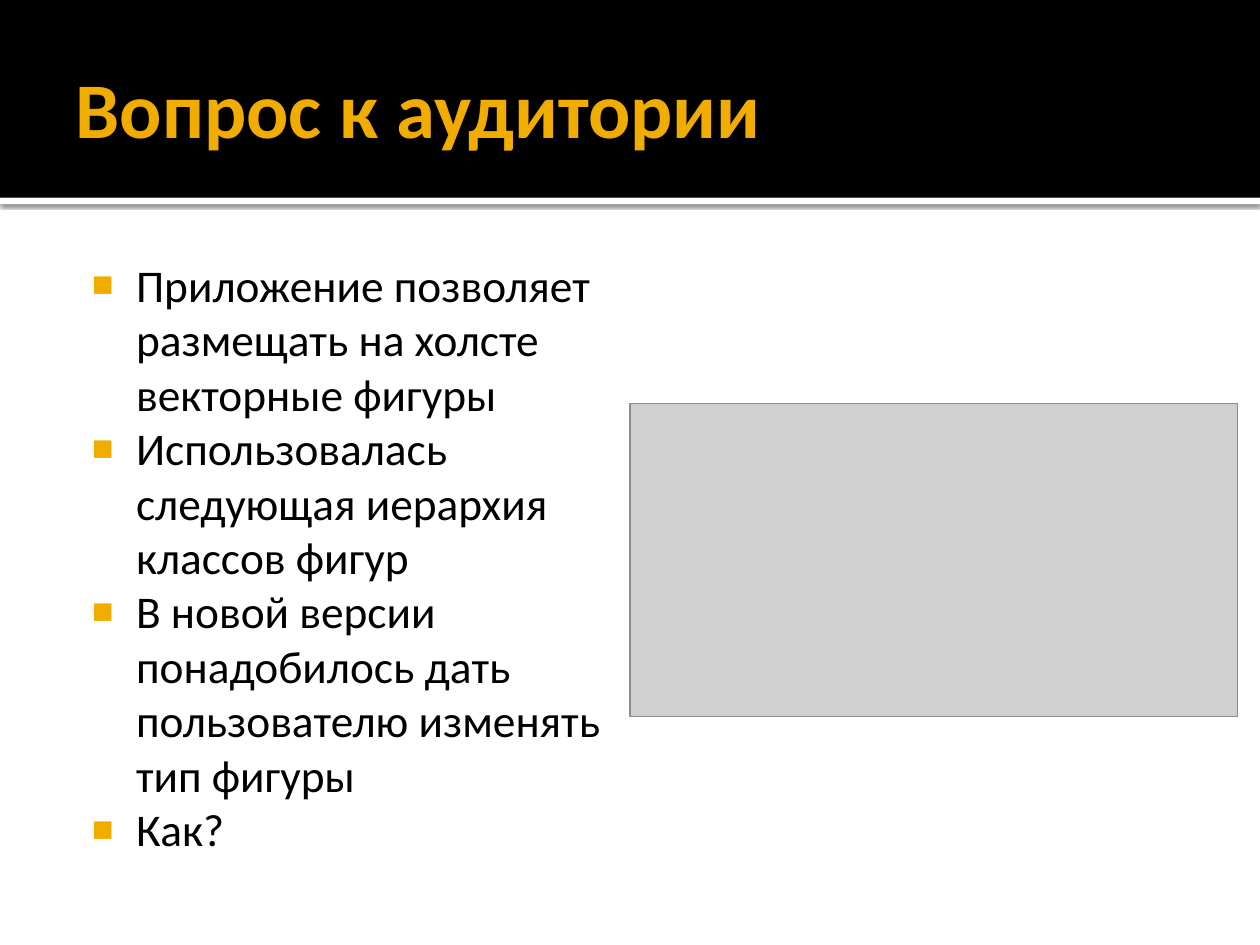
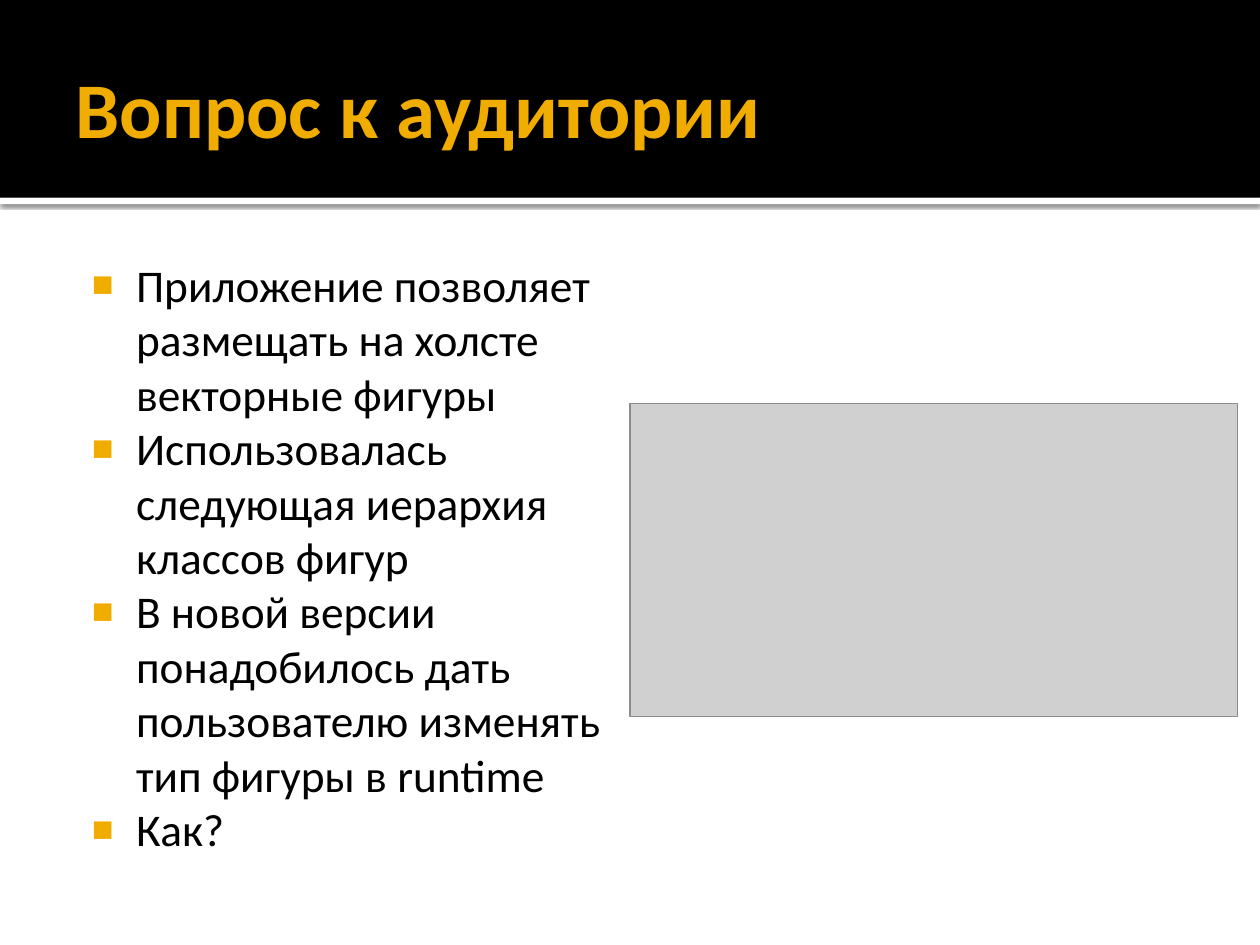
Before and after one commit to alexey-malov/ood, a slide deck: slide 27 of lectures/01.strategy/strategy.pptx (slide 33 before the commit). Drawn at 1260x945 pixels with LibreOffice and Linux fonts; fonts in the diff are those of the drawing; grey boxes stand for pictures. Boxes give left, top, right and bottom in pixels: in the first picture for what was removed or moved away, otherwise in the second. Text is boxed around its words. In the diff, an @@ line names an element or a change of style, - is before the commit and + after.

```diff
--- a/lectures/01.strategy/strategy.pptx
+++ b/lectures/01.strategy/strategy.pptx
@@ text at [136,597,600,800]: text changed @@
-■ В новой версии понадобилось дать пользователю изменять тип фигуры
+■ В новой версии понадобилось дать пользователю изменять тип фигуры в runtime
```
Also in this commit, not shown: 9 other slides changed, 2 slides added, 7 slides removed, 2 other files.
